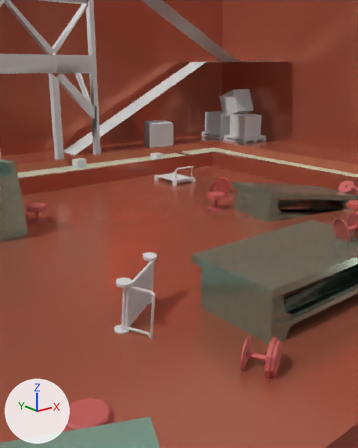
Renders of the FBX model RustGlide/Assets/Art/cari map/roomyesroom.fbx from each side of a commit.
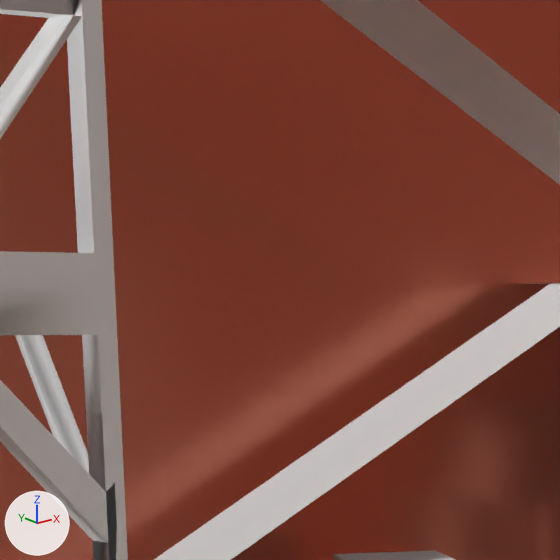
The first picture shows the older version from a camera (50 mm lens) standing at (-8.11, -9.8, 4.99) and looking at (-3.68, -4.27, 2.78). The close-ups show both versions on the part from 20% to 54% of the width and 0% to 27% of the height of that picture. The lights are fixed; the arrows at lower left show +X, +Y and +Z. Where no turn or scale is listed for an object, it has been applied to the vertices.

The older version as bpy lines, for what is in view:
```python
me_plane = bpy.data.meshes.new('Plane')
me_plane.from_pydata(...)  # 234 vertices, 209 faces; spans x -20.0..20.0, y -20.5..24.3, z -12.2..20.0
# faces by material slot: [193, 16]
me_plane.materials.append(mat_material_003)  # orange #ca735b
me_plane.materials.append(mat_material_001)  # blue #83d1ff
me_plane_001 = bpy.data.meshes.new('Plane.001')
me_plane_001.from_pydata([(-5.33, -0.85, -2.76), (5.33, -0.85, 2.76), (-5.33, 0.85, -2.76), (5.33, 0.85, 2.76)], [], [(0, 1, 3, 2)])
me_plane_003 = bpy.data.meshes.new('Plane.003')
me_plane_003.from_pydata([(-20.0, -20.0, 0.0), (20.0, -20.0, 0.0), (-20.0, 20.0, 0.0), (20.0, 20.0, 0.0)], [], [(0, 1, 3, 2)])
ob_plane = bpy.data.objects.new('Plane', me_plane)
ob_plane.location = (0.0, 0.0, 0.0)
ob_plane_001 = bpy.data.objects.new('Plane.001', me_plane_001)
ob_plane_001.location = (10.945, 18.398, 2.71)
ob_plane_003 = bpy.data.objects.new('Plane.003', me_plane_003)
ob_plane_003.location = (10.923, 15.293, 8.217)
ob_plane_003.rotation_euler = (0.0, -0.478, 3.142)  # degrees (0, -27, 180)
ob_plane_003.scale = (-0.3, -0.0425, -0.626)
# also in view: 'Cube.017' at (-1.36, 16.04, 5.48); 'Cube.037' at (12.1, 17.69, 0.77)
```
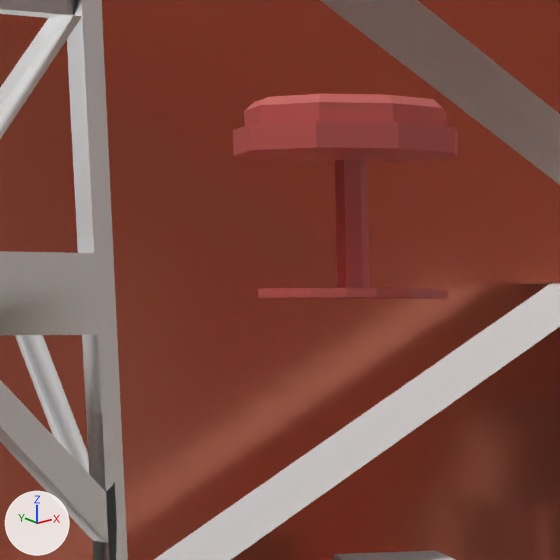
Location of each change, (x1, y1, x2, y2) in pixels of the close-ups (560 x 560 px):
'Cylinder.019', added (red)
    after: (233, 94, 458, 299)

Patch to the scene script:
```diff
--- a/RustGlide/Assets/Art/cari map/roomyesroom.fbx.py
+++ b/RustGlide/Assets/Art/cari map/roomyesroom.fbx.py
@@ mat_material_006 @@
+mat_material_006 = principled_material('Material.006')
+mat_material_006.base_color = (0.643, 0.129, 0.116)  # red #d26560
@@ me_cylinder_009 @@
+me_cylinder_009.from_pydata(...)  # 99 vertices, 87 faces; spans x -0.374..0.351, y -0.363..0.363, z -0.551..0.049
+me_cylinder_009.materials.append(mat_material_006)  # red #d26560
@@ ob_cylinder_019 @@
+ob_cylinder_019 = bpy.data.objects.new('Cylinder.019', me_cylinder_009)
+ob_cylinder_019.location = (-3.548, -3.341, 5.596)
```
